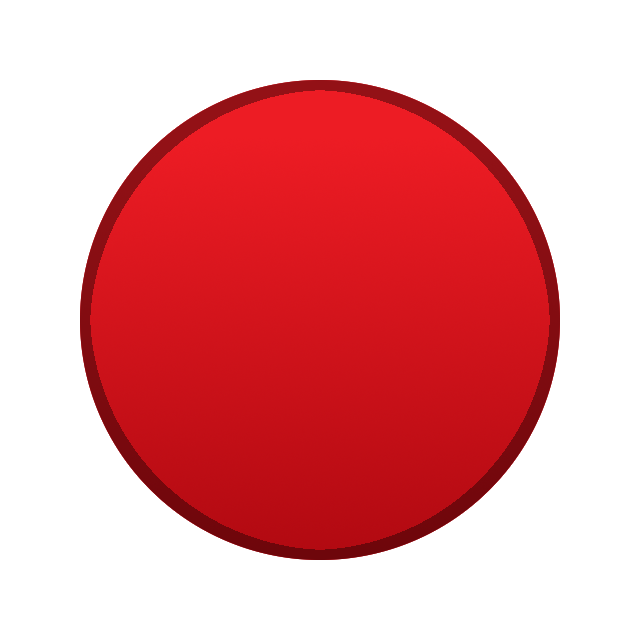
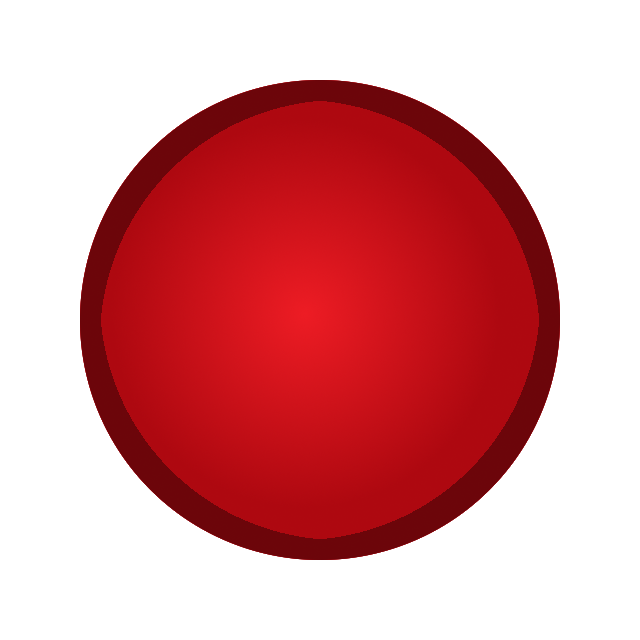
Two versions of the same layered image (640 × 640). Layer-by-layer changes:
painted on "Layer #1" over [90, 90, 550, 550]
painted on "Layer" over [80, 80, 560, 560]
hid "Background" over [80, 80, 560, 560]
